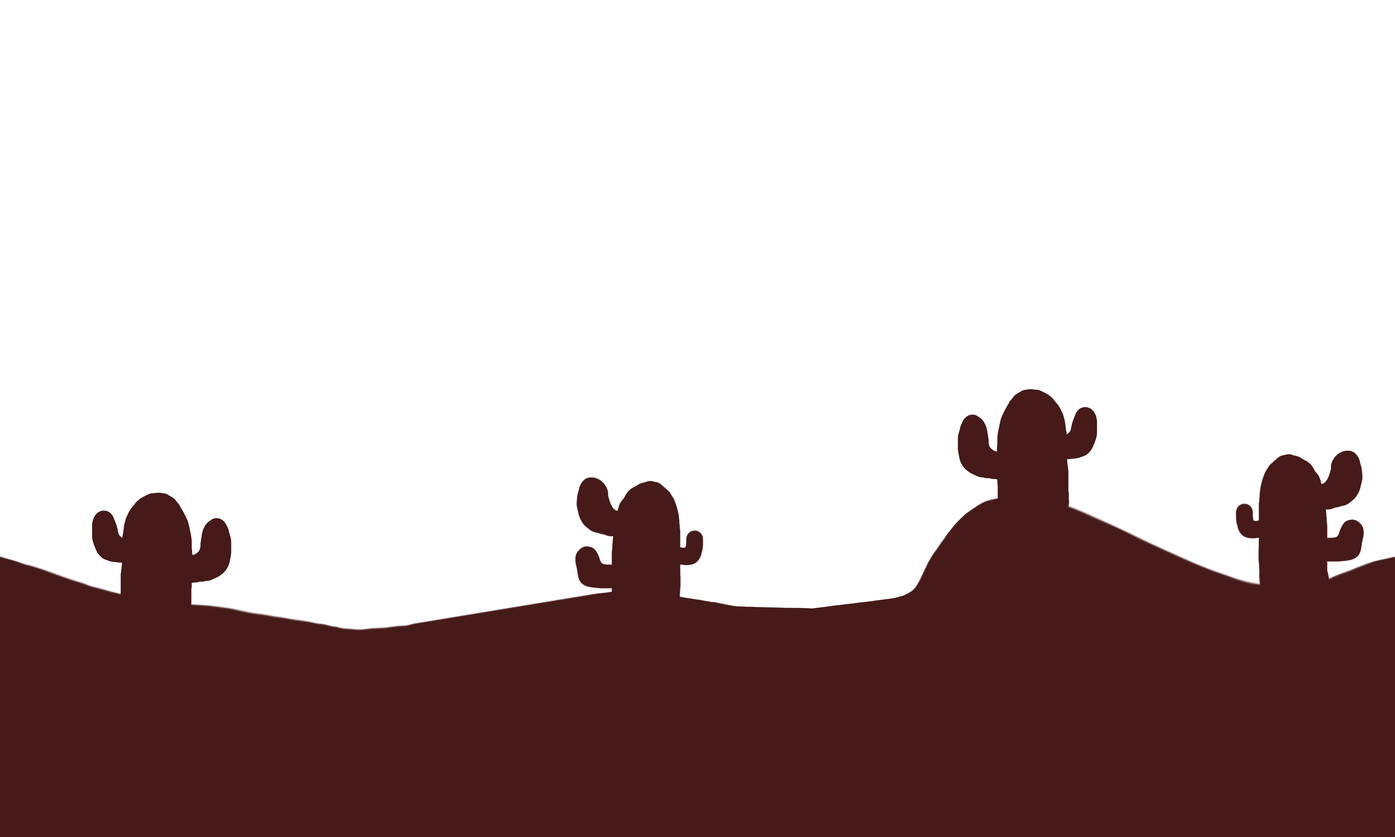
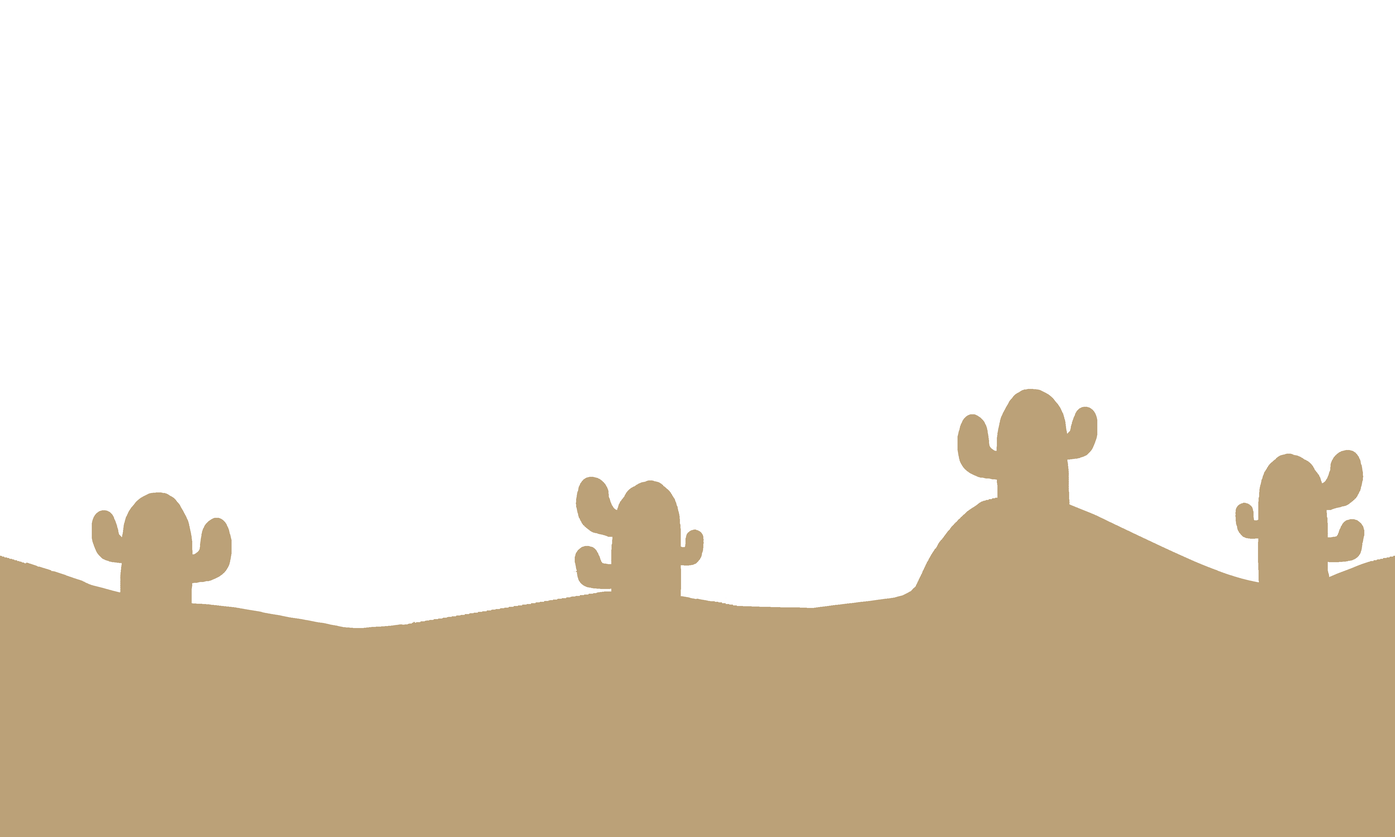
Two versions of the same layered image (1395 x 837). Layer-by-layer changes:
painted on "Inserted Image" (2nd of 4) over <box>0,388,1395,837</box>
